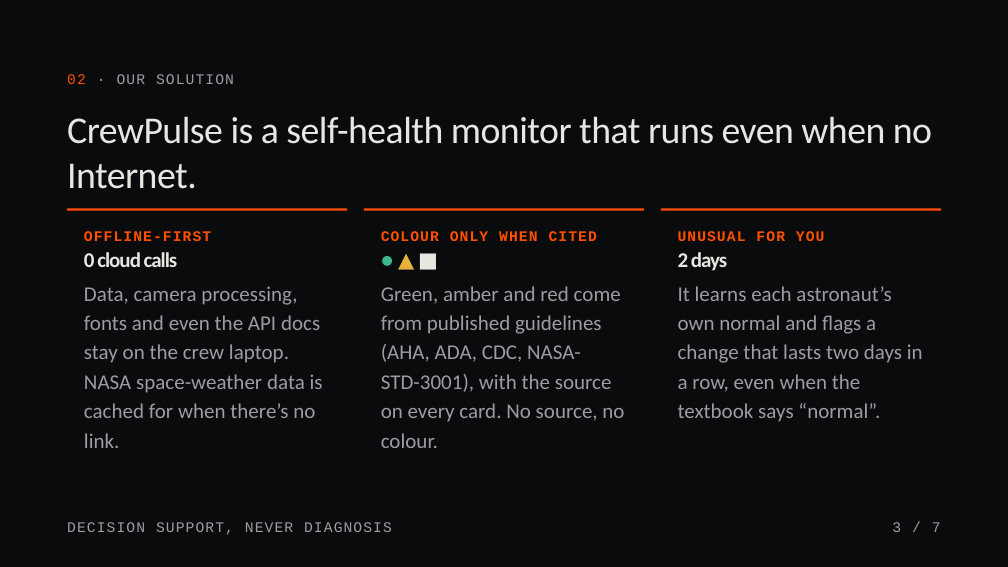
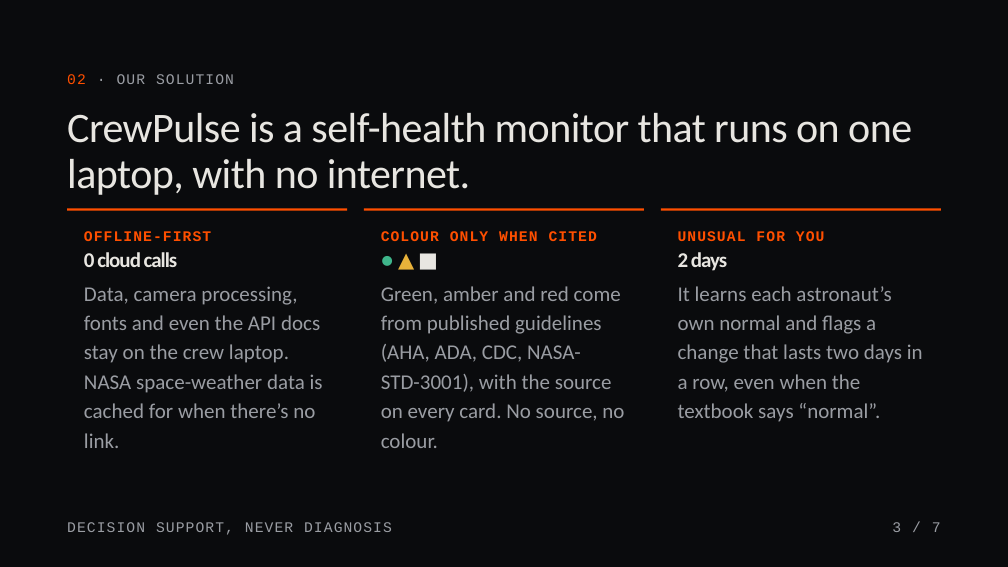
Before and after one commit to Arhamurrahemeen/CrewPulse_NASA_SpaceApps_Challenge_2026, a slide deck: slide 3 of docs/pitch/CrewPulse-Pitch-Deck.pptx. Drawn at 1008x567 pixels with LibreOffice and Linux fonts; fonts in the diff are those of the drawing. Boxes give left, top, right and bottom in pixels: in the first picture for what was removed or moved away, otherwise in the second. Text is boxed around its words. In the diff, an @@ line names an element or a change of style, - is before the commit and + after.

```diff
--- a/docs/pitch/CrewPulse-Pitch-Deck.pptx
+++ b/docs/pitch/CrewPulse-Pitch-Deck.pptx
@@ title at box(67, 113, 912, 195): text changed; size 36 to 40 pt @@
-CrewPulse is a self-health monitor that runs even when no Internet.
+CrewPulse is a self-health monitor that runs on one laptop, with no internet.
```
Also in this commit, not shown: 3 other slides changed, 1 other file.
